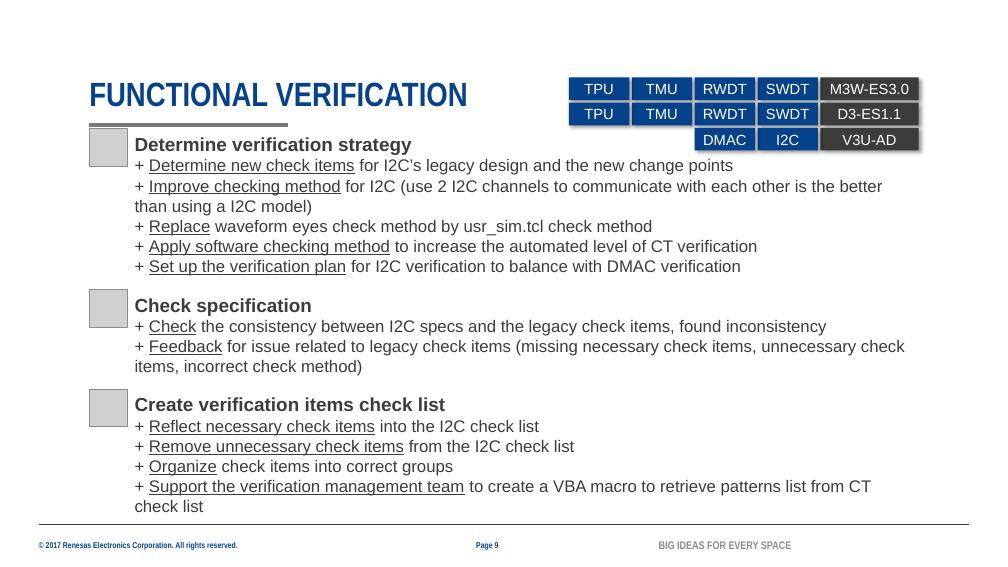
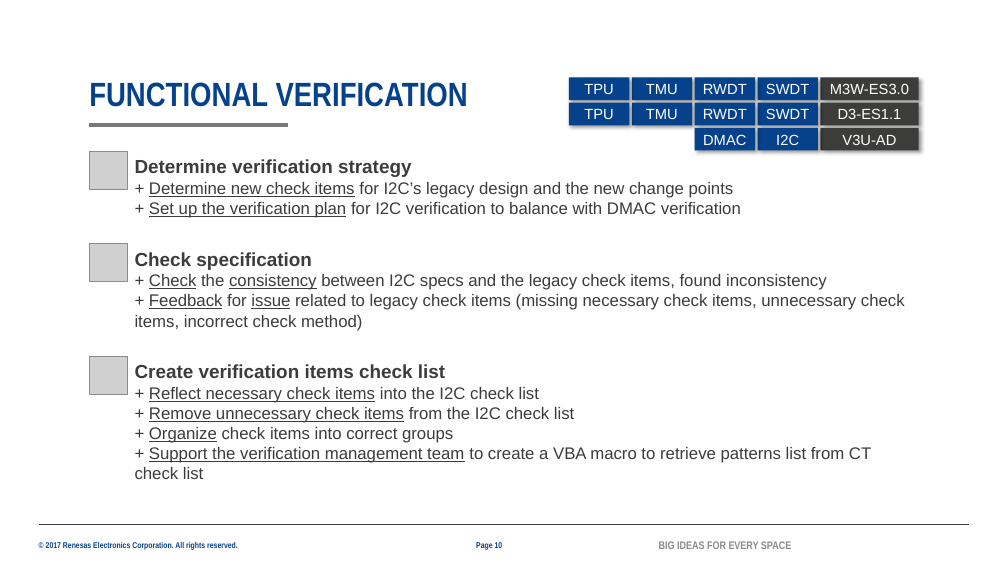
Before and after one commit to lesyhau/bridge, a slide deck: slide 10 of 2082_HauSyLe_PER_MentorMentee_26G.pptx (slide 9 before the commit). Drawn at 1008x567 pixels with LibreOffice and Linux fonts; fonts in the diff are those of the drawing; grey boxes stand for pictures; background and template pictures are left out. Boxes give left, top, right and bottom in pixels: in the first picture for what was removed or moved away, otherwise in the second. Text is boxed around its words. In the diff, an @@ line names an element or a change of style, - is before the commit and + after.

```diff
--- a/2082_HauSyLe_PER_MentorMentee_26G.pptx
+++ b/2082_HauSyLe_PER_MentorMentee_26G.pptx
@@ picture moved from (x1=89, y1=129, x2=127, y2=166) to (x1=89, y1=151, x2=127, y2=189) @@
@@ text "Determine verification strategy" moved from (x1=135, y1=137, x2=883, y2=276) to (x1=135, y1=159, x2=741, y2=218) @@
@@ text at (x1=135, y1=180, x2=883, y2=256): paragraphs removed @@
-+ Improve checking method for I2C (use 2 I2C channels to communicate with each other is the better than using a I2C model)
-+ Replace waveform eyes check method by usr_sim.tcl check method
-+ Apply software checking method to increase the automated level of CT verification
@@ picture moved from (x1=89, y1=290, x2=127, y2=327) to (x1=89, y1=243, x2=127, y2=281) @@
@@ text "Check specification" moved from (x1=135, y1=298, x2=905, y2=376) to (x1=135, y1=252, x2=905, y2=331) @@
@@ text at (x1=135, y1=274, x2=905, y2=331): underline on in "consistency", "issue" @@
@@ picture moved from (x1=89, y1=389, x2=127, y2=427) to (x1=89, y1=356, x2=127, y2=394) @@
@@ text "Create verification items check list" moved from (x1=135, y1=397, x2=871, y2=512) to (x1=135, y1=364, x2=871, y2=479) @@
@@ page number at (x1=476, y1=542, x2=503, y2=549): text changed @@
-Page 9
+Page 10
```
Also in this commit, not shown: 13 other slides changed, 3 slides added, 1 slide removed, 1 other file.
